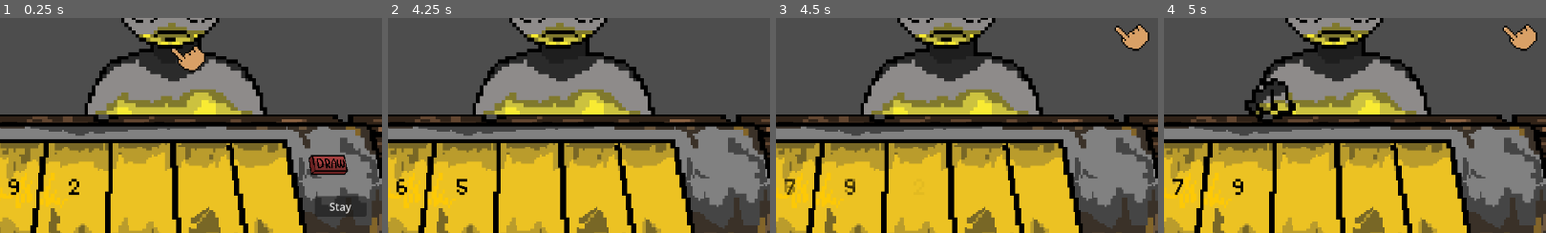
Above: before the commit, frames 1-4 (left to right).
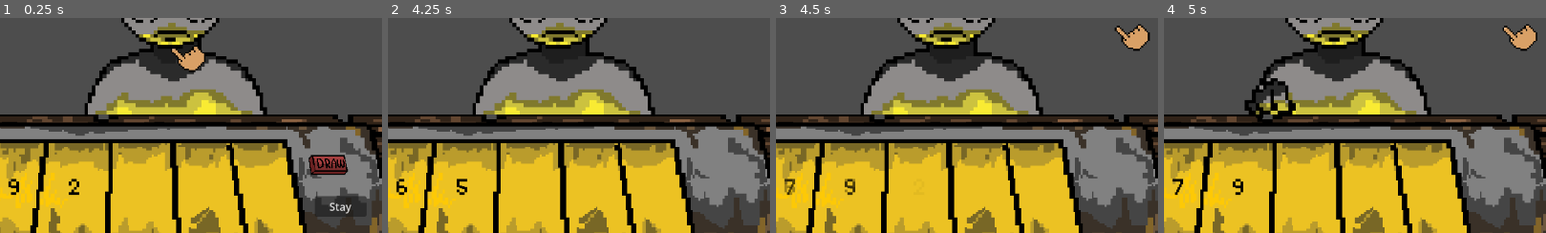
Above: after the commit, the same moments.

Repository: Yatagarasu163/BluffJack
Game: Godot game, scene res://Scenes/Levels/Level 1.tscn
The game is run twice, just before and just after one commit, with the same random seed, the same clock (stepped at 60 frames per second) and the same inputs. Before the commit the project starts from res://Main.tscn.
Inputs (mouse positions are % of the whole screen's width and height, from its top left):
- Up to frame 1 (0.25 s): no input
- Up to frame 2 (4.25 s): click (70, 76) at 0.5 s; click "Stay" at 1.25 s; click "Restart" at 2 s; click "Restart" at 2.75 s; click "Restart" at 3.5 s
- Up to frame 3 (4.5 s): tap Enter at 4.25 s; move the mouse to (72, 45) at 4.27 s
- Up to frame 4 (5 s): no input
The pictures show only the part of the screen within x 27-77%, y 43-93%; the shares and areas given below are measured in that part.

Frames 1-2 are identical in both runs. In frame 3, less than 0.1% of the frame differs, in the area x 89-98%, y 3-16%; in frame 4, nothing differs.

Commit message:
EndGame Screen Done
A black screen will pop up after the game finish (If player wins next level button will be activated if loses next level button will be locked only restart button will be unlocked)

Diff:
--- a/bluff-jack/Assets/Scripts/PlayerControl.gd
+++ b/bluff-jack/Assets/Scripts/PlayerControl.gd
@@ -12,8 +12,8 @@
 @onready var bluff_buttons = $BluffUI;
 @onready var draw_buttons = $ActionButton;
 @onready var showdown_buttons = $ShowdownButtons;
-@onready var player_life_label = $PlayerLifeLabel;
-@onready var opponent_life_label = $OpponentLifeLabel;
+@onready var player_life_label = $Labels/PlayerLifeLabel;
+@onready var opponent_life_label = $Labels/OpponentLifeLabel;
 @onready var monitor_cards = $MonitorCards;
 signal restart_game;
 
@@ -68,11 +68,11 @@
 
 	game_manager.player_total = calculate_total();
 	game_manager.claimed_player_total = calculate_total();
-	$ActualTotalLabel.text = "Actual Total: " + str(game_manager.player_total);
-	$ClaimedTotalLabel.text = "Claimed Total: -"
-	$ResultLabel.text = "Result:"
+	$Labels/ActualTotalLabel.text = "Actual Total: " + str(game_manager.player_total);
+	$Labels/ClaimedTotalLabel.text = "Claimed Total: -"
+	$Labels/ResultLabel.text = "Result:"
 	# FIX: Clear the OpponentActionLabel at the start of every round
-	$OpponentActionLabel.text = "Opponent:"
+	$Labels/OpponentActionLabel.text = "Opponent:"
 	$BluffUI/Control/BluffInput.visible = false
 	$BluffUI/Control/BluffInput.text = ""
 	$BluffUI/Control/BluffInput.placeholder_text = "Enter Bluff Number"
@@ -83,7 +83,7 @@
 		game_manager.player_state = game_manager.State.DRAW;
 		draw_cards();
 		actual_total = calculate_total();
-		$ActualTotalLabel.text = "Actual Total: " + str(calculate_total());
+		$Labels/ActualTotalLabel.text = "Actual Total: " + str(calculate_total());
 	else:
 		game_manager.player_state = game_manager.State.BLUFF;
 	main.screen_shake()
@@ -113,8 +113,8 @@
 		#return
 	game_manager.player_total = calculate_total();
 	game_manager.claimed_player_total = calculate_total();
-	$ActualTotalLabel.text = "Actual Total: " + str(game_manager.player_total);
-	$ClaimedTotalLabel.text = "Claimed Total: " + str(game_manager.claimed_player_total);
+	$Labels/ActualTotalLabel.text = "Actual Total: " + str(game_manager.player_total);
+	$Labels/ClaimedTotalLabel.text = "Claimed Total: " + str(game_manager.claimed_player_total);
 	game_manager.player_state = game_manager.State.BLUFF;
 	game_manager.end_turn();
 	await to_phase_2();
@@ -156,7 +156,7 @@
 		return
 	main.screen_shake()
 
-	$OpponentActionLabel.text = "Opponent: Enter bluff number and press Enter"
+	$Labels/OpponentActionLabel.text = "Opponent: Enter bluff number and press Enter"
 	bluff_buttons.visible = true;
 	bluff_buttons.get_child(0).visible = false;
 	bluff_buttons.get_child(1).visible = false;
@@ -176,7 +176,7 @@
 	if new_text.is_valid_int():
 		claimed_total = int(new_text)
 		game_manager.claimed_player_total = claimed_total;
-		$ClaimedTotalLabel.text = "Claimed Total: " + str(claimed_total)
+		$Labels/ClaimedTotalLabel.text = "Claimed Total: " + str(claimed_total)
 		bluff_buttons.get_child(2).get_child(0).visible = false;
 		bluff_buttons.get_child(2).get_child(0).text = "";
 
@@ -201,7 +201,7 @@
 	claimed_total = calculate_total();
 	game_manager.claimed_player_total = claimed_total;
 	game_manager.player_total = calculate_total();
-	$ClaimedTotalLabel.text = "Claimed Total: " + str(claimed_total);
+	$Labels/ClaimedTotalLabel.text = "Claimed Total: " + str(claimed_total);
 	game_manager.player_state = game_manager.State.SHOWDOWN;
 	game_manager.end_turn();
 
@@ -226,3 +226,19 @@
 
 
 	print("I'll accept that number");
+
+func _replay_button_pressed():
+	print("Replay pressed")
+	get_tree().reload_current_scene()
+
+func _next_level_button_pressed():
+	print("Next Level Pressed")
+	get_tree().change_scene_to_file("res://Scenes/Level 3.tscn")
+
+
+func _on_replay_button_pressed() -> void:
+	pass # Replace with function body.
+
+
+func _on_next_level_button_pressed() -> void:
+	pass # Replace with function body.
--- a/bluff-jack/Assets/Scripts/enemy.gd
+++ b/bluff-jack/Assets/Scripts/enemy.gd
@@ -38,7 +38,7 @@
 # Helper to write to the OpponentActionLabel on the player node
 func set_opponent_label(text: String) -> void:
 	if game_manager.player != null:
-		game_manager.player.get_node("OpponentActionLabel").text = text
+		game_manager.player.get_node("Labels/OpponentActionLabel").text = text
 
 func take_turn() -> void:
 	if game_manager.player_turn != game_manager.Turn.ENEMY:
--- a/bluff-jack/Assets/Scripts/game_manager.gd
+++ b/bluff-jack/Assets/Scripts/game_manager.gd
@@ -37,8 +37,8 @@
 
 func register_player(p) -> void:
 	player = p
-	player_life_label = player.get_node("PlayerLifeLabel")
-	opponent_life_label = player.get_node("OpponentLifeLabel")
+	player_life_label = player.get_node("Labels/PlayerLifeLabel")
+	opponent_life_label = player.get_node("Labels/OpponentLifeLabel")
 	player_ready = true
 	player.restart_game.connect(_on_restart_game)
 	_try_start()
@@ -192,7 +192,7 @@
 
 		# Both truthful and both called wrongly -> draw
 		if !player_lied and !enemy_lied:
-			player.get_node("ResultLabel").text = "Result: Both claims were truthful and both called bluff wrongly! Draw!"
+			player.get_node("Labels/ResultLabel").text = "Result: Both claims were truthful and both called bluff wrongly! Draw!"
 			player.get_node("BluffUI/Control/BluffInput").visible = false
 			player.game_over = true
 			player.to_phase_1()
@@ -305,14 +305,15 @@
 	enemy.life_total -= 1
 	update_life_labels()
 
-	player.get_node("ResultLabel").text = message
+	player.get_node("Labels/ResultLabel").text = message
 	player.get_node("BluffUI/Control/BluffInput").visible = false
 	player.get_node("MonitorCards").clear_cards()
 
 	if enemy.life_total <= 0:
-		player.get_node("ResultLabel").text = message + " — You win the match!"
+		player.get_node("Labels/ResultLabel").text = message + " — You win the match!"
 		player.game_over = true
 		player.to_phase_1()
+		show_final_result(true)
 		return
 
 	player.game_over = true
@@ -325,14 +326,15 @@
 	player.player_life -= 1
 	update_life_labels()
 
-	player.get_node("ResultLabel").text = message
+	player.get_node("Labels/ResultLabel").text = message
 	player.get_node("BluffUI/Control/BluffInput").visible = false
 	player.get_node("MonitorCards").clear_cards()
 
 	if player.player_life <= 0:
-		player.get_node("ResultLabel").text = message + " — Game Over! You lose the match."
+		player.get_node("Labels/ResultLabel").text = message + " — Game Over! You lose the match."
 		player.game_over = true
 		player.to_phase_1()
+		show_final_result(false)
 		return
 
 	player.game_over = true
@@ -359,3 +361,36 @@
 	else:
 		player_turn = Turn.ENEMY
 		emit_signal("current_turn", Turn.ENEMY)
+
+# Final Screen showing according to the result
+func show_final_result(player_won: bool):
+	var final_result_screen = player.get_node("FinalScreen")
+	var final_result_label = player.get_node("FinalScreen/ResultLabel")
+	var replay_button = player.get_node("FinalScreen/ReplayButton")
+	var next_button = player.get_node("FinalScreen/NextLevelButton")
+
+	if player_won:
+		final_result_label.text = "YOU WIN"
+		replay_button.visible = false
+		next_button.visible = true
+		next_button.disabled = false
+	else:
+		final_result_label.text = "ENEMY WIN"
+
+		replay_button.visible = true
+		next_button.visible = true
+		next_button.disabled = true
+
+	final_result_screen.visible = true
+
+	player.game_over = true
+
+	player.get_node("table").visible = false
+	player.get_node("Monitor").visible = false
+	player.get_node("BluffUI").visible = false
+	player.get_node("ActionButton").visible = false
+	player.get_node("ShowdownButtons").visible = false
+	player.get_node("Labels").visible = false
+	player.get_node("MonitorCards").visible = false
+	player.get_node("RestartUI").visible = false
+	enemy.get_node("AnimationController").visible = false
--- a/bluff-jack/Main.tscn
+++ /dev/null
@@ -1,18 +0,0 @@
-[gd_scene format=3 uid="uid://dk8vmtpnubwkt"]
-
-[ext_resource type="Script" uid="uid://bnn73avkyuhep" path="res://main.gd" id="1_cm0pq"]
-[ext_resource type="PackedScene" uid="uid://cduo76ib17om2" path="res://Scenes/Prefabs/player.tscn" id="2_r0du0"]
-[ext_resource type="PackedScene" uid="uid://ja8b2n3bctvg" path="res://Scenes/Prefabs/Enemy.tscn" id="3_cm0pq"]
-[ext_resource type="PackedScene" uid="uid://ce13cso1trfvc" path="res://Scenes/Prefabs/custom_cursor.tscn" id="3_r0du0"]
-
-[node name="Main" type="Node2D" unique_id=382712453]
-script = ExtResource("1_cm0pq")
-
-[node name="Player" parent="." unique_id=1525742724 instance=ExtResource("2_r0du0")]
-
-[node name="Enemy" parent="." unique_id=572914806 instance=ExtResource("3_cm0pq")]
-position = Vector2(575, 312)
-paranoia_value = 0.5
-
-[node name="Custom Cursor" parent="." unique_id=1705748054 instance=ExtResource("3_r0du0")]
-position = Vector2(1152, 648)
--- /dev/null
+++ b/bluff-jack/Scenes/Levels/Level 1.tscn
@@ -0,0 +1,18 @@
+[gd_scene format=3 uid="uid://dk8vmtpnubwkt"]
+
+[ext_resource type="Script" uid="uid://bnn73avkyuhep" path="res://main.gd" id="1_o22s6"]
+[ext_resource type="PackedScene" uid="uid://cduo76ib17om2" path="res://Scenes/Prefabs/player.tscn" id="2_nytic"]
+[ext_resource type="PackedScene" uid="uid://ja8b2n3bctvg" path="res://Scenes/Prefabs/Enemy.tscn" id="3_e57xo"]
+[ext_resource type="PackedScene" uid="uid://ce13cso1trfvc" path="res://Scenes/Prefabs/custom_cursor.tscn" id="4_d80xo"]
+
+[node name="Level 1" type="Node2D" unique_id=382712453]
+script = ExtResource("1_o22s6")
+
+[node name="Player" parent="." unique_id=1525742724 instance=ExtResource("2_nytic")]
+
+[node name="Enemy" parent="." unique_id=572914806 instance=ExtResource("3_e57xo")]
+position = Vector2(575, 312)
+paranoia_value = 0.5
+
+[node name="Custom Cursor" parent="." unique_id=1705748054 instance=ExtResource("4_d80xo")]
+position = Vector2(1152, 648)
--- /dev/null
+++ b/bluff-jack/Scenes/Levels/Level 3.tscn
@@ -0,0 +1,18 @@
+[gd_scene format=3 uid="uid://buax1w7wwwmu8"]
+
+[ext_resource type="Script" uid="uid://bnn73avkyuhep" path="res://main.gd" id="1_ig3hl"]
+[ext_resource type="PackedScene" uid="uid://cduo76ib17om2" path="res://Scenes/Prefabs/player.tscn" id="2_r1o1v"]
+[ext_resource type="PackedScene" uid="uid://ja8b2n3bctvg" path="res://Scenes/Prefabs/Enemy.tscn" id="3_0fsnw"]
+[ext_resource type="PackedScene" uid="uid://ce13cso1trfvc" path="res://Scenes/Prefabs/custom_cursor.tscn" id="4_2dwo8"]
+
+[node name="Level 3" type="Node2D" unique_id=382712453]
+script = ExtResource("1_ig3hl")
+
+[node name="Player" parent="." unique_id=1525742724 instance=ExtResource("2_r1o1v")]
+
+[node name="Enemy" parent="." unique_id=572914806 instance=ExtResource("3_0fsnw")]
+position = Vector2(575, 312)
+paranoia_value = 0.5
+
+[node name="Custom Cursor" parent="." unique_id=1705748054 instance=ExtResource("4_2dwo8")]
+position = Vector2(1152, 648)
--- a/bluff-jack/Scenes/Prefabs/player.tscn
+++ b/bluff-jack/Scenes/Prefabs/player.tscn
@@ -11,6 +11,47 @@
 [node name="Player" type="Node2D" unique_id=1525742724 groups=["Player"]]
 script = ExtResource("1_vgqql")
 
+[node name="FinalScreen" type="Control" parent="." unique_id=758214855]
+visible = false
+layout_mode = 3
+anchors_preset = 0
+offset_right = 1150.0
+offset_bottom = 643.0
+
+[node name="Blackscreen" type="ColorRect" parent="FinalScreen" unique_id=1759583510]
+layout_mode = 0
+offset_right = 1153.0
+offset_bottom = 647.0
+color = Color(0, 0, 0, 1)
+
+[node name="ResultLabel" type="Label" parent="FinalScreen" unique_id=2066316547]
+layout_mode = 0
+offset_left = 459.0
+offset_top = 274.0
+offset_right = 738.0
+offset_bottom = 361.0
+text = "RESULT
+"
+horizontal_alignment = 1
+vertical_alignment = 1
+
+[node name="ReplayButton" type="Button" parent="FinalScreen" unique_id=1105766181]
+layout_mode = 0
+offset_left = 467.0
+offset_top = 351.0
+offset_right = 578.0
+offset_bottom = 385.0
+text = "Restart"
+
+[node name="NextLevelButton" type="Button" parent="FinalScreen" unique_id=1587168104]
+layout_mode = 0
+offset_left = 628.0
+offset_top = 351.0
+offset_right = 739.0
+offset_bottom = 385.0
+text = "Next
+"
+
 [node name="table" type="Sprite2D" parent="." unique_id=1633987005]
 texture_filter = 5
 position = Vector2(574.9583, 504.12494)
@@ -23,7 +64,9 @@
 scale = Vector2(0.93749994, 0.93749994)
 texture = ExtResource("3_x3wgy")
 
-[node name="ActualTotalLabel" type="Label" parent="." unique_id=480444601]
+[node name="Labels" type="Node2D" parent="." unique_id=315183795]
+
+[node name="ActualTotalLabel" type="Label" parent="Labels" unique_id=480444601]
 offset_left = 6.958313
 offset_top = 5.125
 offset_right = 172.95831
@@ -31,7 +74,7 @@
 text = "Actual Total:0"
 metadata/_edit_use_anchors_ = true
 
-[node name="ClaimedTotalLabel" type="Label" parent="." unique_id=1103382847]
+[node name="ClaimedTotalLabel" type="Label" parent="Labels" unique_id=1103382847]
 offset_left = 11.125
 offset_top = 35.333344
 offset_right = 157.125
@@ -39,7 +82,7 @@
 text = "Claimed Total: -"
 metadata/_edit_use_anchors_ = true
 
-[node name="ResultLabel" type="Label" parent="." unique_id=1428372183]
+[node name="ResultLabel" type="Label" parent="Labels" unique_id=1428372183]
 offset_left = 10.083313
 offset_top = 66.58334
 offset_right = 63.083313
@@ -47,7 +90,7 @@
 text = "Result:"
 metadata/_edit_use_anchors_ = true
 
-[node name="OpponentActionLabel" type="Label" parent="." unique_id=1444968803]
+[node name="OpponentActionLabel" type="Label" parent="Labels" unique_id=1444968803]
 offset_left = 497.9583
 offset_top = 4.125
 offset_right = 675.9583
@@ -55,7 +98,7 @@
 text = "Opponent :"
 metadata/_edit_use_anchors_ = true
 
-[node name="PlayerLifeLabel" type="Label" parent="." unique_id=868105124]
+[node name="PlayerLifeLabel" type="Label" parent="Labels" unique_id=868105124]
 offset_left = 27.958313
 offset_top = 510.125
 offset_right = 177.95831
@@ -63,7 +106,7 @@
 text = "Player Life: 3"
 metadata/_edit_use_anchors_ = true
 
-[node name="OpponentLifeLabel" type="Label" parent="." unique_id=377991084]
+[node name="OpponentLifeLabel" type="Label" parent="Labels" unique_id=377991084]
 offset_left = 982.9583
 offset_top = 50.125
 offset_right = 1146.9583
@@ -84,6 +127,7 @@
 offset_top = 475.0
 offset_right = 839.0
 offset_bottom = 505.0
+metadata/_edit_use_anchors_ = true
 
 [node name="Control" type="Control" parent="BluffUI" unique_id=942108169]
 top_level = true
@@ -122,6 +166,7 @@
 offset_top = 475.0
 offset_right = 839.0
 offset_bottom = 505.0
+metadata/_edit_use_anchors_ = true
 
 [node name="StayButton" type="Button" parent="ActionButton" unique_id=975195132]
 offset_left = 790.0
@@ -183,6 +228,8 @@
 texture_filter = 5
 position = Vector2(146.99994, 27)
 
+[connection signal="pressed" from="FinalScreen/ReplayButton" to="." method="_on_replay_button_pressed"]
+[connection signal="pressed" from="FinalScreen/NextLevelButton" to="." method="_on_next_level_button_pressed"]
 [connection signal="pressed" from="BluffUI/BluffButton" to="." method="_on_bluff_button_pressed"]
 [connection signal="pressed" from="BluffUI/TruthButton" to="." method="_on_truth_button_pressed"]
 [connection signal="text_changed" from="BluffUI/Control/BluffInput" to="." method="_on_bluff_input_text_changed"]
